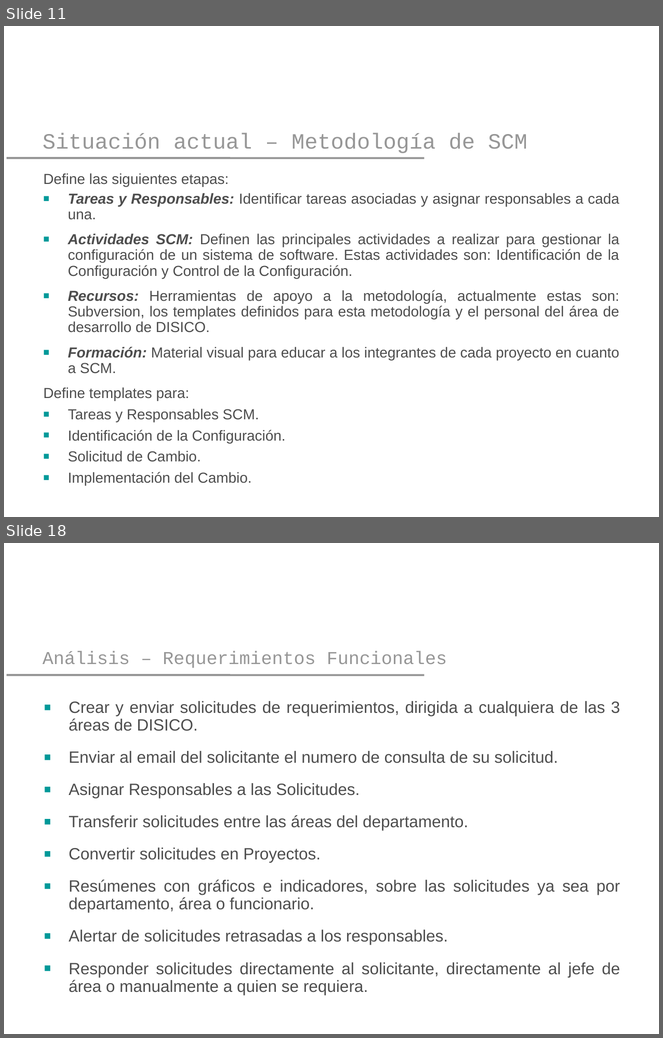
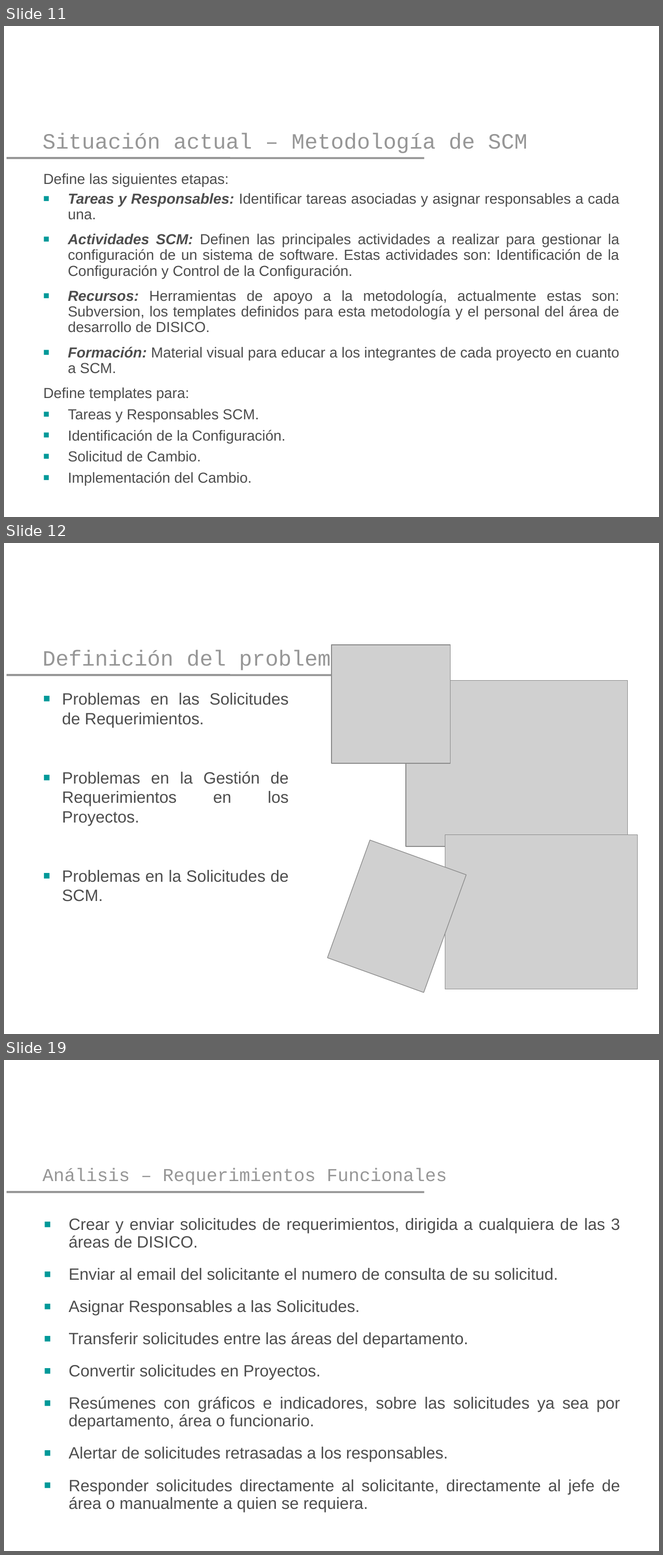
Before and after one commit to yano2h/TESIS, a slide deck: Presentaciones/Plantilla Pres 2_2012.pptx. Shown one above the other, each under a label of ours: slides 11 and 18 before the commit, slides 11, 12 and 19 after it; the slides between them are not shown. The pictures are 663x1038 and 663x1555 pixels, drawn with LibreOffice and Linux fonts; fonts in the diff are those of the drawing; grey boxes stand for pictures; background and template pictures are left out. Boxes give left, top, right and bottom in pixels: in the first picture for what was removed or moved away, otherwise in the second. Text is boxed around its words. In the diff, an @@ line names an element or a change of style, - is before the commit and + after.

```diff
--- a/Presentaciones/Plantilla Pres 2_2012.pptx
+++ b/Presentaciones/Plantilla Pres 2_2012.pptx
@@ slide 12 added at (x1=4, y1=543, x2=659, y2=1034), background picture (left out); not listed: 1 template element that a slide beside it also shows @@
@@ title added at (x1=42, y1=650, x2=344, y2=672), 24 pt, text #969696 @@
+Definición del problema
@@ picture added at (x1=332, y1=644, x2=450, y2=763) @@
@@ picture added at (x1=405, y1=681, x2=628, y2=847) @@
@@ text added at (x1=62, y1=693, x2=289, y2=902), 18 pt, text #4D4D4D @@
+■ Problemas en las Solicitudes de Requerimientos.
+■ Problemas en la Gestión de Requerimientos en los Proyectos.
+■ Problemas en la Solicitudes de SCM.
@@ picture added at (x1=445, y1=835, x2=637, y2=989) @@
@@ picture added at (x1=328, y1=840, x2=466, y2=993) @@
@@ what was slide 18 is now slide 19 @@
```
Also in this commit, not shown: 8 slides changed, 3 other slides added, 3 slides removed, 1 other file.
